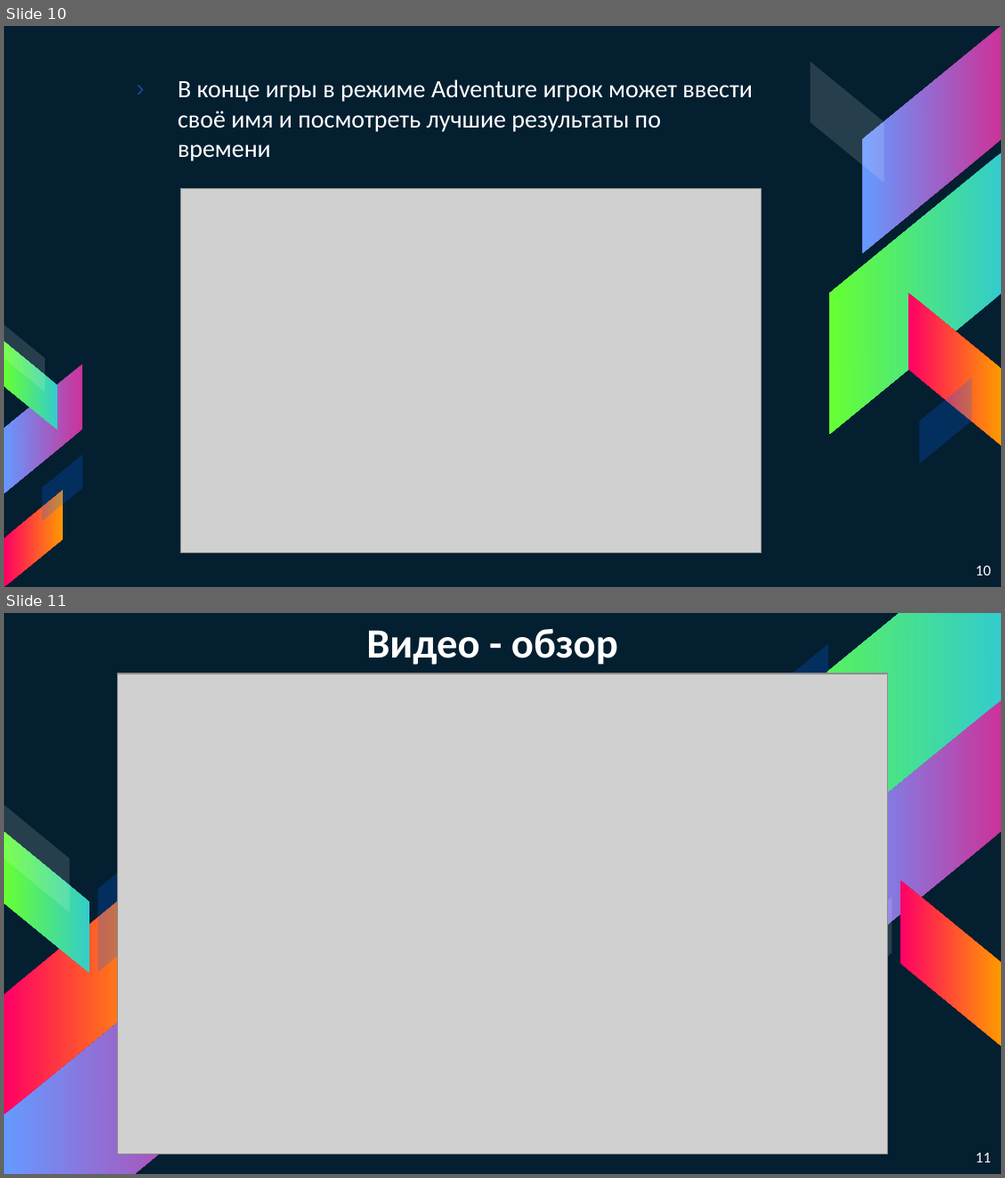
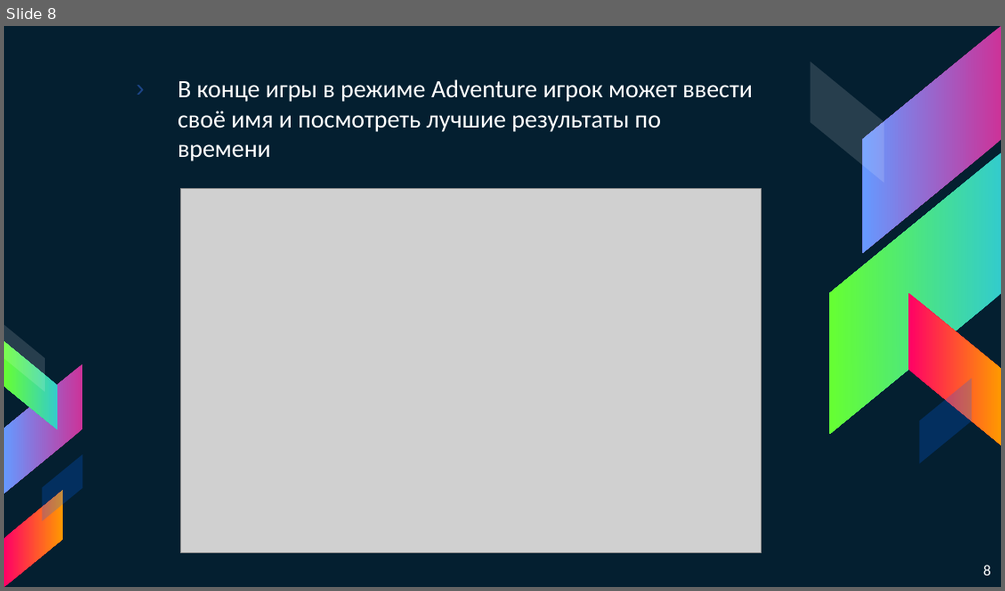
Before and after one commit to RomanRodionov/TheGame, a slide deck: Presentation.pptx. Shown one above the other, each under a label of ours: slides 10 and 11 before the commit, slide 8 after it. The pictures are 1005x1178 and 1005x591 pixels, drawn with LibreOffice and Linux fonts; fonts in the diff are those of the drawing; grey boxes stand for pictures. Boxes give left, top, right and bottom in pixels: in the first picture for what was removed or moved away, otherwise in the second. Text is boxed around its words. In the diff, an @@ line names an element or a change of style, - is before the commit and + after.

```diff
--- a/Presentation.pptx
+++ b/Presentation.pptx
@@ slide 11 removed at box(4, 613, 1001, 1174), background #041F30 @@
@@ title removed at box(366, 629, 618, 665) @@
-Видео - обзор
@@ parallelogram removed at box(756, 613, 1001, 932) @@
@@ parallelogram removed at box(728, 643, 828, 809) @@
@@ picture removed at box(118, 674, 887, 1154) @@
@@ parallelogram removed at box(841, 701, 1001, 962) @@
@@ parallelogram removed at box(4, 804, 70, 912) @@
@@ parallelogram removed at box(98, 806, 199, 972) @@
@@ parallelogram removed at box(4, 831, 89, 973) @@
@@ parallelogram removed at box(4, 876, 150, 1114) @@
@@ parallelogram removed at box(5, 891, 242, 1174) @@
@@ parallelogram removed at box(824, 896, 891, 1008) @@
@@ parallelogram removed at box(899, 880, 1000, 1046) @@
@@ page number removed at box(975, 1152, 990, 1162) @@
-11
@@ what was slide 10 is now slide 8 @@
@@ page number at box(983, 564, 991, 575): text changed @@
-10
+8
```
Also in this commit, not shown: 5 slides changed, 5 slides added, 4 other slides removed, 4 other files.
